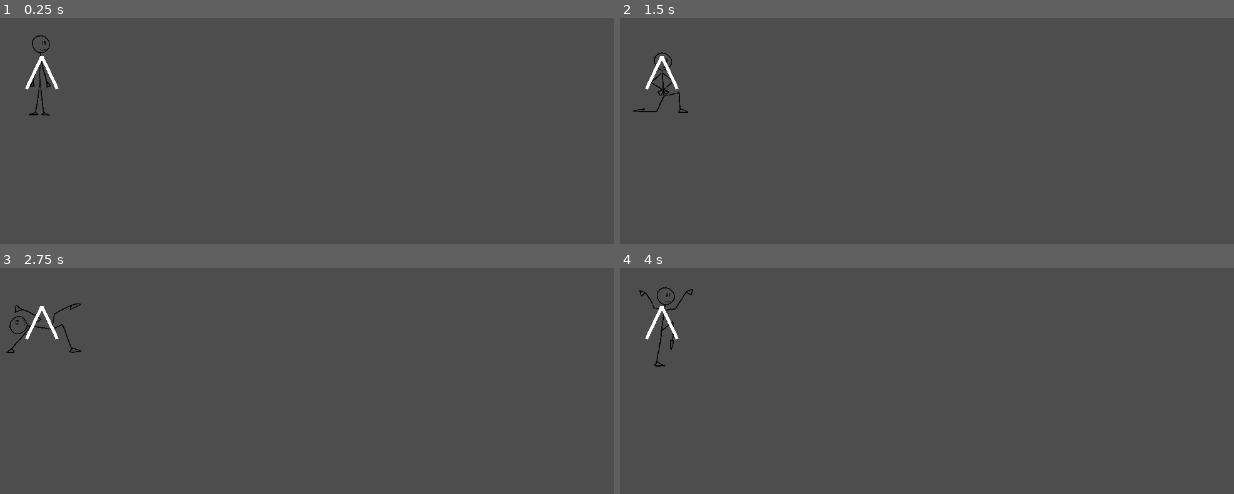
Above: before the commit, frames 1-4 (two rows, left to right).
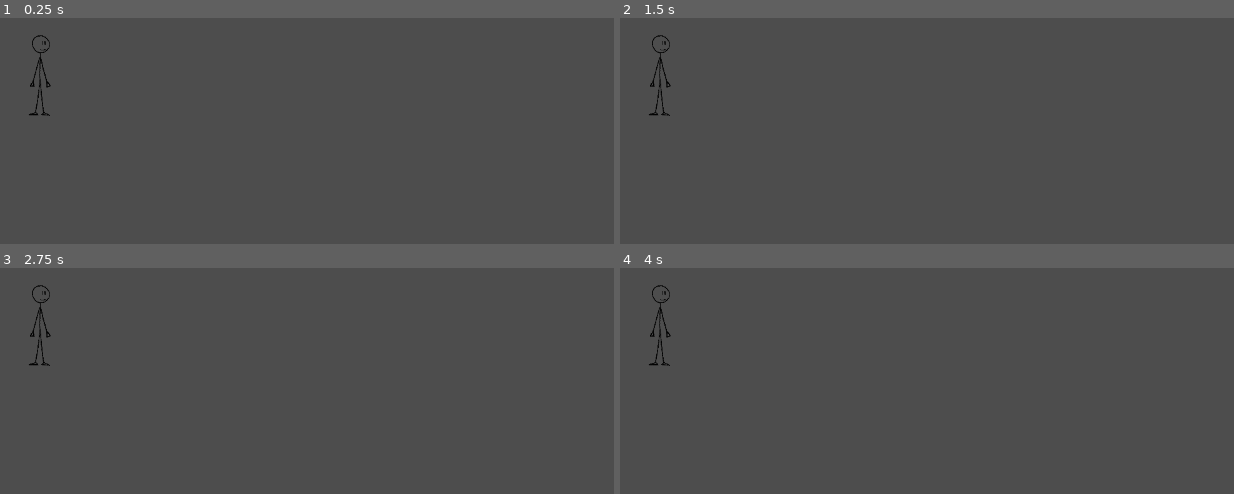
Above: after the commit, the same moments.

Repository: onegm/Scale-Game-Show
Game: Godot game, scene res://levels/Level1.tscn
The game is run twice, just before and just after one commit, with the same random seed, the same clock (stepped at 60 frames per second) and the same inputs.
Inputs:
- Up to frame 1 (0.25 s): no input
- Up to frame 2 (1.5 s): tap Enter at 0.5 s; hold Right (pose_right) 0.53-1.28 s; tap A (look_left) at 0.6 s; tap D (look_right) at 0.8, 1.35 s; tap Space at 1.25 s; hold Down (pose_down) from 1.28 s (still down)
- Up to frame 3 (2.75 s): tap A (look_left) at 1.55, 2.1 s; tap Enter at 2 s; release Down (pose_down) at 2.03 s; hold Right (pose_right) from 2.03 s (still down); tap D (look_right) at 2.3 s
- Up to frame 4 (4 s): tap Space at 2.75 s; release Right (pose_right) at 2.78 s; hold Up (pose_up) 2.78-3.53 s; tap D (look_right) at 2.85, 3.8 s; tap A (look_left) at 3.05, 3.6 s; tap Enter at 3.5 s; hold Left (pose_left) from 3.53 s (still down)

The runs differ from the first frame. In frame 1, 0.2% of the frame differs, in the area x 4-10%, y 16-32%; in frame 2, 0.6%; in frame 3, 0.6%, in the area x 0-14%, y 7-44%; in frame 4, 0.6%.

Commit message:
first playable state

Diff:
--- a/player/player.gd
+++ b/player/player.gd
@@ -1,22 +1,44 @@
 extends Area2D
 
+# x: size , y: look_dir, z: pose_frame
+var player_state := Vector3(1, 0, 0)
+
+func _ready() -> void:
+	SignalBus.wall_hit.connect(on_wall_hit)
+
 func _unhandled_input(_event: InputEvent) -> void:
-	var size := 1 + (0.5 * Input.get_axis("size_down", "size_up"))
-	scale = Vector2(size, size)
+	player_state.x = Input.get_axis("size_down", "size_up")
+	player_state.y = Input.get_axis("look_left", "look_right")
+	player_state.z = 0
 
-	var look_dir := Input.get_axis("look_left", "look_right")
-	if look_dir != 0:
-		$Sprite2D/Line2D.rotation = 0
-		scale.x *= look_dir
+	if player_state.y != 0:
+		if Input.is_action_pressed("pose_down"):
+			player_state.z = 1
+		if Input.is_action_pressed("pose_up"):
+			player_state.z = 2
+		if Input.is_action_pressed("pose_left"):
+			player_state.z = 3
+		if Input.is_action_pressed("pose_right"):
+			player_state.z = 4
+
+	scale = Vector2(1 + (0.5 * player_state.x), 1 + (0.5 * player_state.x))
+	$Sprite2D.flip_h = (player_state.y == -1)
+	$Sprite2D.frame = player_state.z
+
+func on_wall_hit(wall_pose : Vector3) -> void:
+	if wall_pose.x == player_state.x && wall_pose.y == player_state.y && wall_to_player(wall_pose.z) == player_state.z:
+		print("Nice fit")
 	else:
-		$Sprite2D/Line2D.rotation_degrees = -90
+		print("Ouch")
 
-	$Sprite2D.frame = 0
-	if Input.is_action_pressed("pose_down"):
-		$Sprite2D.frame = 1
-	if Input.is_action_pressed("pose_up"):
-		$Sprite2D.frame = 2
-	if Input.is_action_pressed("pose_left"):
-		$Sprite2D.frame = 3
-	if Input.is_action_pressed("pose_right"):
-		$Sprite2D.frame = 4
+func wall_to_player(wall_pose_num : int) -> int:
+	match wall_pose_num:
+		1:
+			return 2
+		2:
+			return 3
+		3:
+			return 4
+		4:
+			return 1
+	return 0
--- a/player/player.tscn
+++ b/player/player.tscn
@@ -16,11 +16,6 @@
 hframes = 4
 vframes = 2
 
-[node name="Line2D" type="Line2D" parent="Sprite2D"]
-rotation = -1.5708
-scale = Vector2(2.47, 2.47)
-points = PackedVector2Array(-50, -50, 55, 0, -50, 50)
-
 [node name="Collision" type="CollisionShape2D" parent="."]
 position = Vector2(-2.5, -64)
 shape = SubResource("RectangleShape2D_b0fiy")
--- a/walls/WallPosture.tscn
+++ b/walls/WallPosture.tscn
@@ -12,7 +12,6 @@
 script = ExtResource("1_yoqds")
 
 [node name="Posture" parent="." instance=ExtResource("2_bdc4o")]
-animation = &"2"
 
 [node name="Wall" type="Sprite2D" parent="Posture"]
 scale = Vector2(1.2, 1)
Not shown, added: walls/GMTK Wall Game Wall Graphics.png.import
Not shown, added: walls/Wall Holes/Idle - White.png.import
Not shown, added: walls/Wall Holes/Pose 1 - Left White.png.import
Not shown, added: walls/Wall Holes/Pose 1 - Right White.png.import
Not shown, added: walls/Wall Holes/Pose 2 - Left White.png.import
Not shown, added: walls/Wall Holes/Pose 2 - Right White.png.import
Not shown, added: walls/Wall Holes/Pose 3 - Left White.png.import
Not shown, added: walls/Wall Holes/Pose 3 - Right White.png.import
Not shown, added: walls/Wall Holes/Pose 4 - Left White.png.import
Not shown, added: walls/Wall Holes/Pose 4 - Right White.png.import
Not shown: 1 places in walls/WallPosture.tscn that only renumber resources
